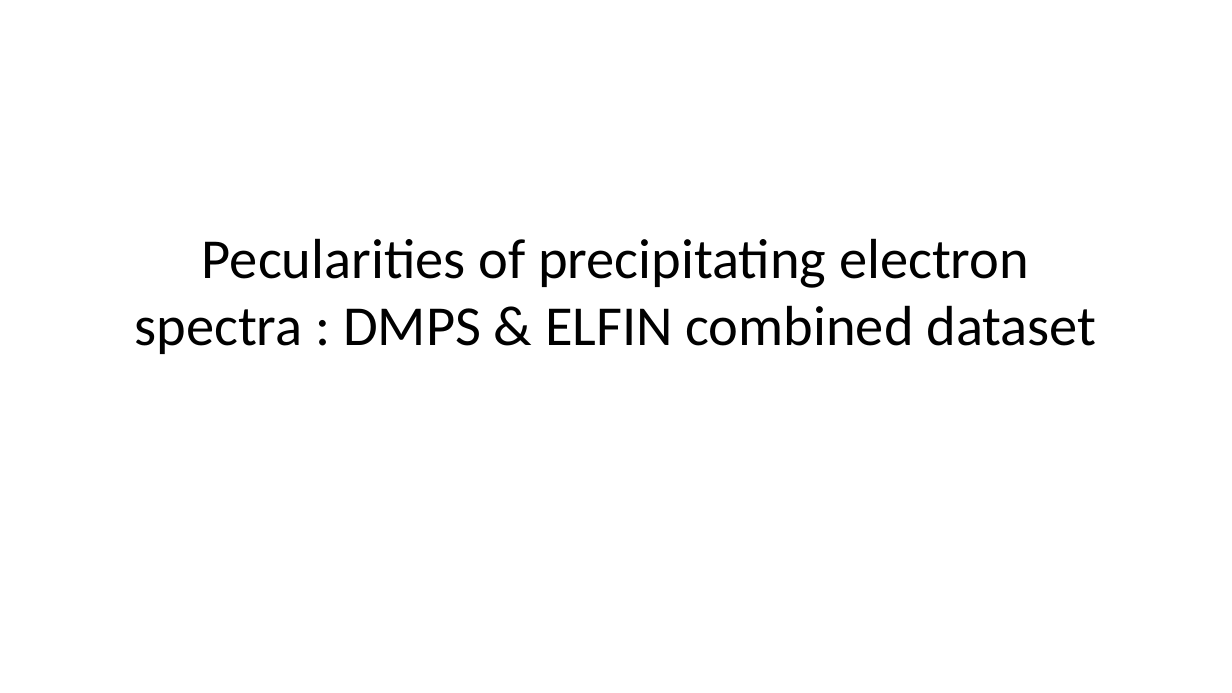
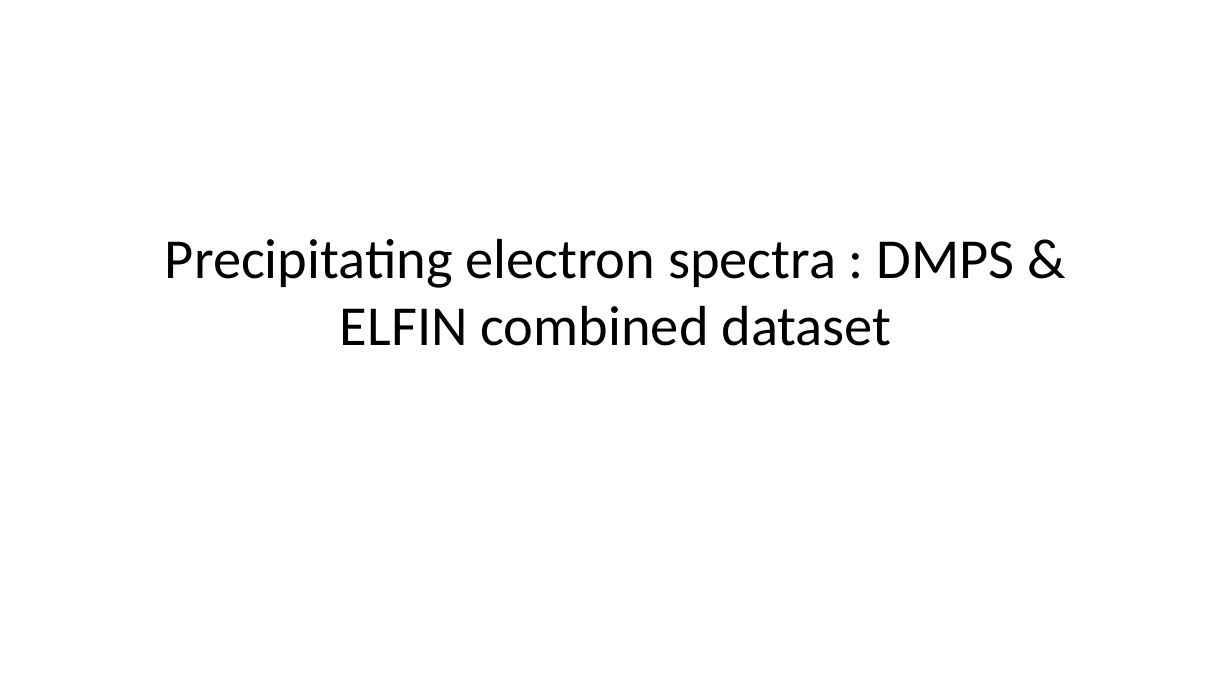
Before and after one commit to Beforerr/dmsp_elfin, a slide deck: slide 1 of files/article.pptx. Drawn at 1232x693 pixels with LibreOffice and Linux fonts; fonts in the diff are those of the drawing. Boxes give left, top, right and bottom in pixels: in the first picture for what was removed or moved away, otherwise in the second. Text is boxed around its words. In the diff, an @@ line names an element or a change of style, - is before the commit and + after.

```diff
--- a/files/article.pptx
+++ b/files/article.pptx
@@ title at box(165, 238, 1015, 346): text changed @@
-Pecularities of precipitating electron spectra : DMPS & ELFIN combined dataset
+Precipitating electron spectra : DMPS & ELFIN combined dataset
```
Also in this commit, not shown: 7 other slides changed, 2 slides added, 3 slides removed, 1 other file.
